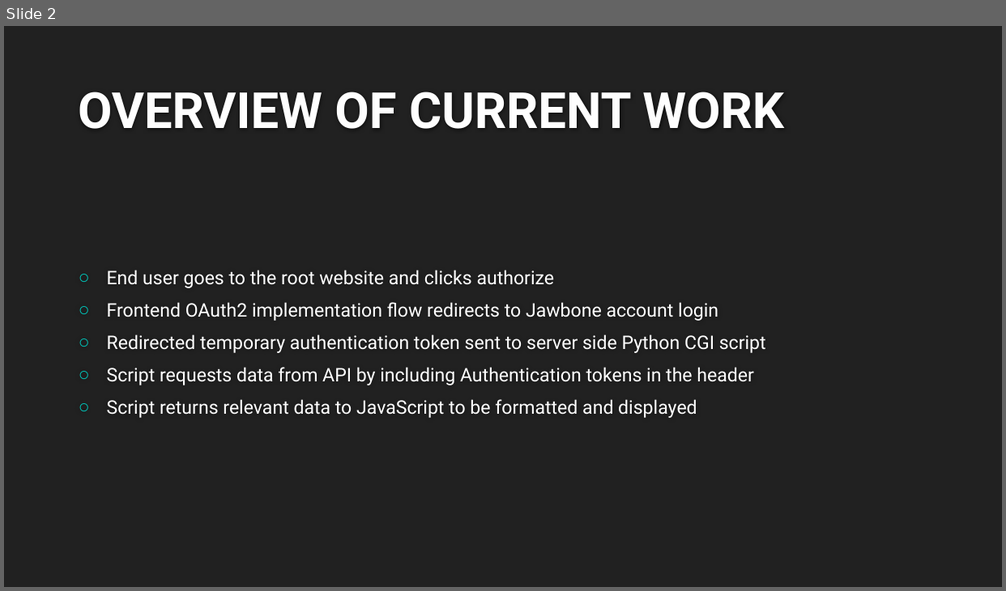
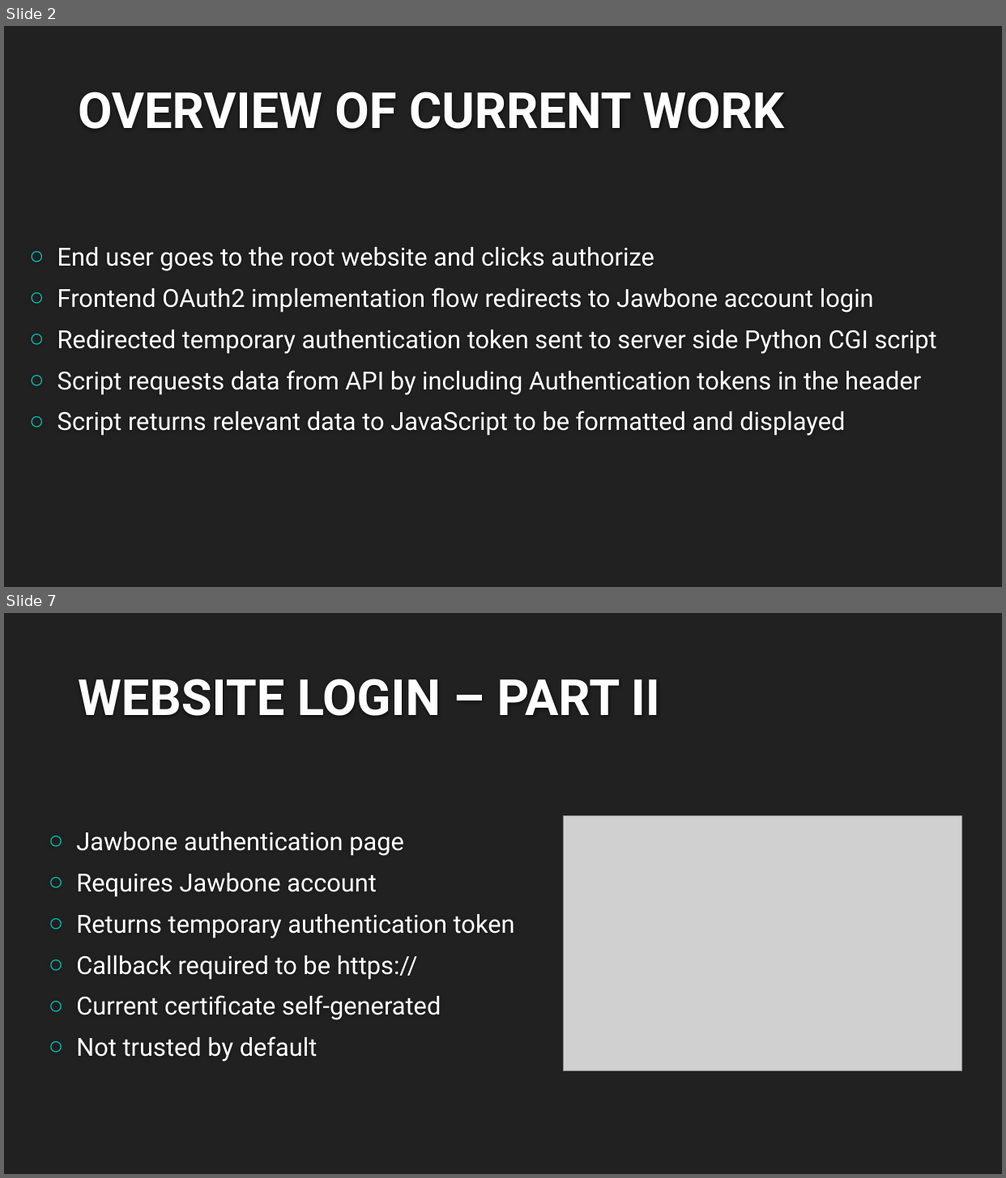
Before and after one commit to ritwikd/gatech, a slide deck: Presentation/Assisted Living.pptx. Shown one above the other, each under a label of ours: slide 2 before the commit, slides 2 and 7 after it; the slides between them are not shown. The pictures are 1006x591 and 1006x1178 pixels, drawn with LibreOffice and Linux fonts; fonts in the diff are those of the drawing; grey boxes stand for pictures; background and template pictures are left out. Boxes give left, top, right and bottom in pixels: in the first picture for what was removed or moved away, otherwise in the second. Text is boxed around its words. In the diff, an @@ line names an element or a change of style, - is before the commit and + after.

```diff
--- a/Presentation/Assisted Living.pptx
+++ b/Presentation/Assisted Living.pptx
@@ slide 7 added at [4,613,1002,1174], background #212121 @@
@@ title added at [78,679,660,716], 48 pt, text #FEFEFE, bold @@
+WEBSITE LOGIN – PART II
@@ picture added at [563,816,962,1071] @@
@@ text added at [76,832,515,1062], 24 pt, text #FFFFFF @@
+○ Jawbone authentication page
+○ Requires Jawbone account
+○ Returns temporary authentication token
+○ Callback required to be https://
+○ Current certificate self-generated
+○ Not trusted by default
@@ slide 2 changed as well @@
@@ text "End user goes to the ...": place and size @@
-text "End user goes to the ..." at [107,270,766,418]
+text "End user goes to the ..." at [57,247,937,436]
@@ text "End user goes to the ..." at [57,247,937,436]: size 18 to 24 pt; more space between paragraphs @@
```
Also in this commit, not shown: 2 other slides changed, 3 other slides added, 2 other files.
